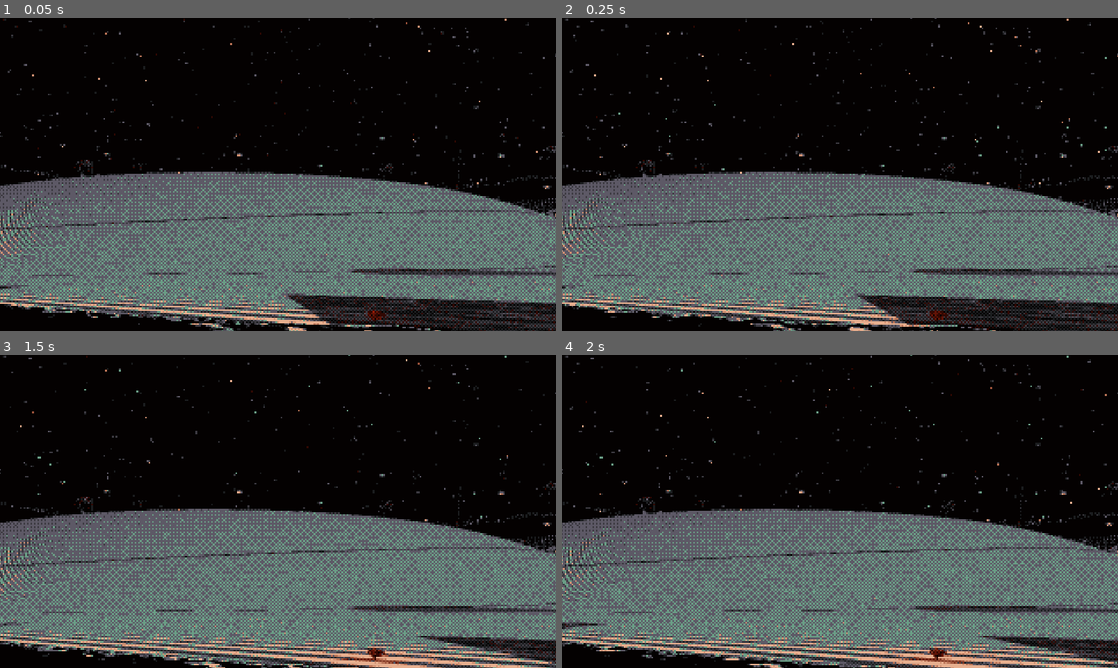
Above: before the commit, frames 1-4 (two rows, left to right).
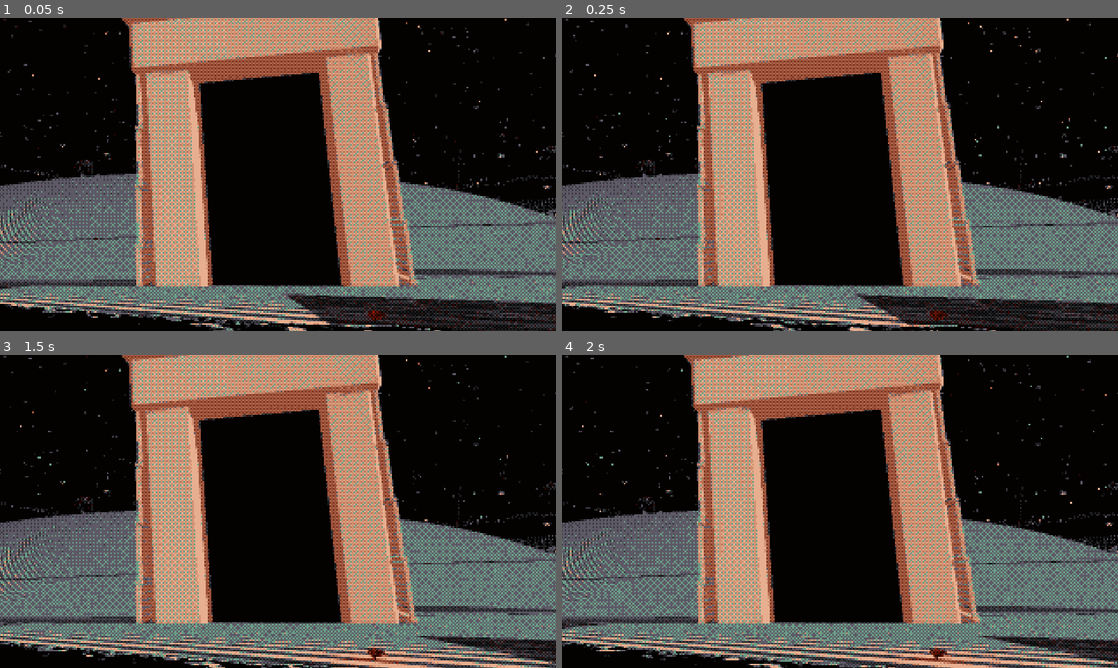
Above: after the commit, the same moments.

Repository: djmabrook/Nixon_game
Game: Godot game, scene res://main.tscn
Two runs of this game, one before a commit and one after it. Both use one fixed random seed, a clock stepped at 60 frames per second and the inputs below.
Inputs (mouse positions are in pixels of both pictures, inside the frame that each line leads up to):
- Up to frame 1 (0.05 s): no input
- Up to frame 2 (0.25 s): no input
- Up to frame 3 (1.5 s): tap Enter at 0.5 s; move the mouse to (305, 511) at 0.52 s; hold Q (focus) 0.53-1.28 s; hold W (move_up) from 0.53 s (still down); tap Space at 0.77 s; move the mouse to (250, 511) at 1.27 s; tap E (interact) at 1.35 s
- Up to frame 4 (2 s): keep holding W (move_up); tap Space at 1.52 s

The runs differ from the first frame. In frame 1, 35% of the frame differs, in the area x 0-100%, y 0-97%; in frame 2, 35%; in frame 3, 35%; in frame 4, 35%, in the area x 0-100%, y 0-94%.

Commit message:
Integration fixes: keep the test room out of the hub, arc test, audio test
- Game.DEV_ROOMS keeps test_room loadable but door-less in the real hub.
- tools/arc_test.tscn plays hub -> lakeside, checkerboard, red grid -> inks
  home -> mountain opens -> exit disc -> ending, on the real main scene.
- audio_test checked the base delay at whatever lateness the hub set;
  pin it to 1.0 for that check now that the real hub sets 1.5.

Co-Authored-By: Claude Opus 5.5 <noreply@anthropic.com>
Claude-Session: https://claude.ai/code/session_012kYhaMgBxf9kJt3oNN2Ay8

Diff:
--- a/core/game.gd
+++ b/core/game.gd
@@ -71,14 +71,21 @@
 	await go_to(first_room)
 
 
-## Every room id found under res://rooms/ (folders starting with "_" are skipped).
-func list_rooms() -> Array[StringName]:
+## Rooms that exist for testing only. They load by id but never get a door.
+const DEV_ROOMS: Array[StringName] = [&"test_room"]
+
+
+## Every room id found under res://rooms/ (folders starting with "_" are skipped,
+## and DEV_ROOMS unless include_dev is true).
+func list_rooms(include_dev := false) -> Array[StringName]:
 	var ids: Array[StringName] = []
 	var dir := DirAccess.open(ROOMS_DIR)
 	if dir == null:
 		return ids
 	for folder in dir.get_directories():
 		if folder.begins_with("_") or folder.begins_with("."):
+			continue
+		if not include_dev and DEV_ROOMS.has(StringName(folder)):
 			continue
 		if ResourceLoader.exists(room_path(folder)):
 			ids.append(StringName(folder))
--- /dev/null
+++ b/tools/arc_test.gd
@@ -0,0 +1,86 @@
+extends Node
+## Plays the whole game arc headless on the real main scene, fast:
+##   godot --headless --path . res://tools/arc_test.tscn     (exit 0 = pass)
+## Hub -> each region -> mend -> carry its ink home -> the mountain opens ->
+## the mountain's exit -> the ending starts. Uses no save file.
+## The opening and ending sequences themselves are checked in story/tests/story_test.tscn.
+
+const REGIONS := {&"lakeside": &"ember", &"checkerboard": &"salmon", &"red_grid": &"crimson"}
+const MOUNTAIN := &"watching_face"
+
+var _failures := 0
+
+
+func _ready() -> void:
+	get_tree().create_timer(240.0).timeout.connect(func():
+		print("ARC TEST: FAIL (timed out)")
+		get_tree().quit(1))
+	Game.save_enabled = false
+	Game.reset_story()
+	# Skip the title and opening; this test is about the regions.
+	Story.enabled = false
+	Story.time_scale = 0.08
+	add_child(load("res://main.tscn").instantiate())
+	await _until(func() -> bool: return Game.current_room != null and not Game.is_travelling(), 30.0)
+	_check(Game.current_room.room_id == Game.HUB_ID, "starts in the spiral hub")
+	var ids := Game.list_rooms()
+	for r in REGIONS:
+		_check(ids.has(r), "hub knows %s" % r)
+	_check(ids.has(MOUNTAIN), "hub knows the mountain")
+	_check(not ids.has(&"test_room"), "test room has no door")
+	_check(Game.is_room_locked(MOUNTAIN), "mountain locked at the start")
+
+	for region in REGIONS:
+		var ink: StringName = REGIONS[region]
+		await Game.go_to(region)
+		await _frames(30)
+		_check(Game.current_room and Game.current_room.room_id == region, "%s loads" % region)
+		_check(is_instance_valid(Game.player) and is_instance_valid(get_viewport().get_camera_3d()), "%s has the little man and a camera" % region)
+		Game.current_room.complete()
+		await _frames(5)
+		_check(Game.is_completed(region) and Game.carried == ink, "mending %s hands him %s" % [region, ink])
+		await Game.go_to_hub(region)
+		await _until(func() -> bool: return Game.is_ink_home(ink), 20.0)
+		_check(Game.is_ink_home(ink), "%s planted at the spiral" % ink)
+		await _frames(10)
+
+	_check(Game.all_inks_home(), "all three inks home")
+	_check(Game.inks_home == ([&"ember", &"salmon", &"crimson"] as Array[StringName]), "arrival order kept")
+	_check(not Game.is_room_locked(MOUNTAIN), "mountain opens")
+	_check(is_zero_approx(Game.player.shadow_lag), "shadow has caught up")
+
+	await Game.go_to(MOUNTAIN)
+	await _frames(30)
+	_check(Game.current_room and Game.current_room.room_id == MOUNTAIN, "mountain loads")
+	var room := Game.current_room
+	for ink in REGIONS.values():
+		_check(room.call(&"has_ink", ink), "mountain sees %s" % ink)
+
+	# Close the eyes and leave through the disc: the Story takes over with the ending.
+	Story.enabled = true
+	room.set(&"_ended", true)
+	room.call(&"_on_exit_disc_entered", Game.player)
+	await _until(func() -> bool: return Story.current_sequence() == &"ending", 30.0)
+	_check(Game.is_completed(MOUNTAIN), "mountain marked done")
+	_check(Story.current_sequence() == &"ending", "the ending begins at the spiral")
+
+	print("ARC TEST: ", "PASS" if _failures == 0 else "FAIL (%d)" % _failures)
+	get_tree().quit(1 if _failures else 0)
+
+
+func _frames(n: int) -> void:
+	for i in n:
+		await get_tree().process_frame
+
+
+func _until(cond: Callable, timeout: float) -> void:
+	var left := timeout
+	while not cond.call() and left > 0.0:
+		await get_tree().process_frame
+		left -= get_process_delta_time()
+
+
+func _check(ok: bool, what: String) -> void:
+	print(("  ok   " if ok else "  FAIL ") + what)
+	if not ok:
+		_failures += 1
--- /dev/null
+++ b/tools/arc_test.tscn
@@ -0,0 +1,6 @@
+[gd_scene load_steps=2 format=3]
+
+[ext_resource type="Script" path="res://tools/arc_test.gd" id="1"]
+
+[node name="ArcTest" type="Node"]
+script = ExtResource("1")
--- a/tools/audio_test.gd
+++ b/tools/audio_test.gd
@@ -39,10 +39,12 @@
 	await Game.start(world)
 	await get_tree().process_frame
 	var ears := Sound.listener_position()
+	var room_lateness := Sound.lateness  # the hub sets its own lateness; test the base rule at 1.0
+	Sound.lateness = 1.0
 	_check(absf(Sound.delay_for(ears + Vector3(0, 0, -343.0)) - 1.0) < 0.01, "343 m away arrives 1 s late")
 	Sound.lateness = 2.0
 	_check(absf(Sound.delay_for(ears + Vector3(0, 0, -343.0)) - 2.0) < 0.01, "lateness scales the delay")
-	Sound.lateness = 1.0
+	Sound.lateness = room_lateness
 
 	# Beds crossfade.
 	Sound.set_bed(&"bed_hub_night", -3.0, 0.1)
--- a/tools/smoke_test.gd
+++ b/tools/smoke_test.gd
@@ -18,7 +18,7 @@
 	_check(Game.current_room != null and Game.current_room.room_id == Game.HUB_ID, "starts in hub")
 	_check(is_instance_valid(Game.player), "player spawned in hub")
 	_check(is_instance_valid(Game.camera) and Game.camera.projection == Camera3D.PROJECTION_PERSPECTIVE and Game.camera.far >= 1000.0, "perspective camera with long draw distance")
-	_check(Game.list_rooms().has(&"test_room"), "test_room discovered")
+	_check(Game.list_rooms(true).has(&"test_room") and not Game.list_rooms().has(&"test_room"), "test_room discovered but kept out of the hub")
 	_check(not Game.list_rooms().has(&"_template"), "_template skipped")
 
 	await Game.go_to(&"test_room")
Not shown, changed: shaders/docs/preview.png.import
Not shown, changed: shaders/docs/vast_preview.png.import
Not shown, added: story/docs/beats.png.import
Not shown, added: tools/arc_test.gd.uid
